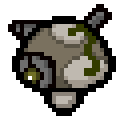
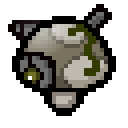
Before/after of a (128, 128) layered artwork. What changed in the layer stack:
added group "Layer Group" with 3 layers above "Pasted Layer #2" over [12, 20, 68, 56]
added layer "highlight" (grain merge, 66%) in group "Layer Group" over [12, 20, 68, 56]
moved "collectibles_625_megamush.png" into group "Layer Group" over [20, 24, 68, 56]
moved "Pasted Layer #3" into group "Layer Group" over [12, 20, 44, 44]
